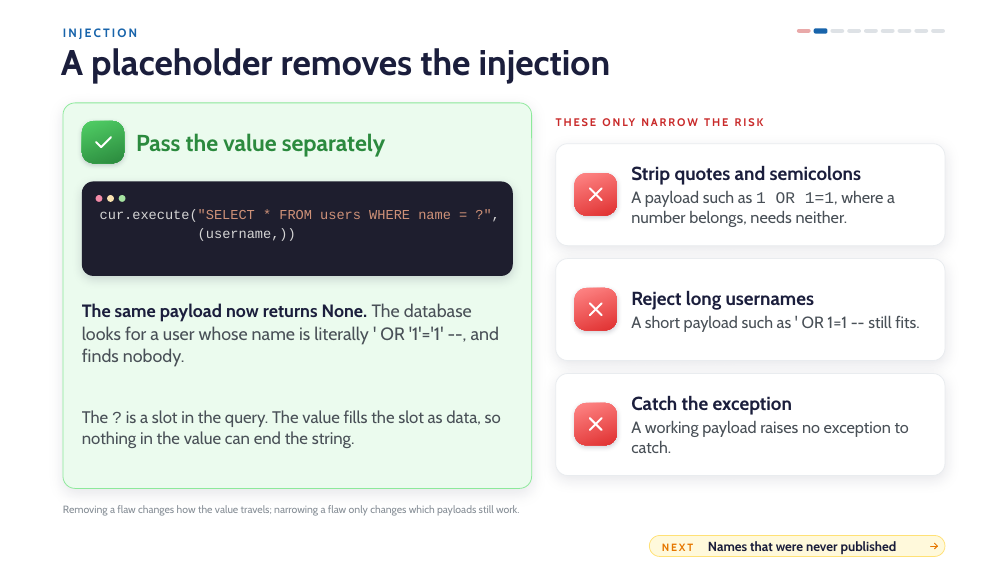
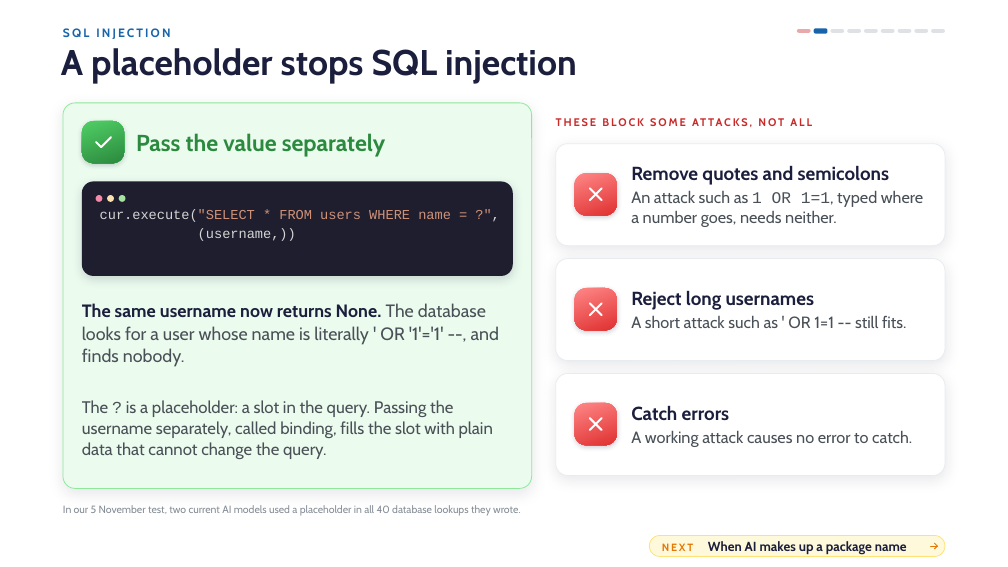
Before and after one commit to danielcregg/ai-assisted-programming, a slide deck: slide 11 of lectures-and-labs/week08/security-lecture.pptx. Drawn at 1008x567 pixels with LibreOffice and Linux fonts; fonts in the diff are those of the drawing; background and template pictures are left out. Boxes give left, top, right and bottom in pixels: in the first picture for what was removed or moved away, otherwise in the second. Text is boxed around its words. In the diff, an @@ line names an element or a change of style, - is before the commit and + after.

```diff
--- a/lectures-and-labs/week08/security-lecture.pptx
+++ b/lectures-and-labs/week08/security-lecture.pptx
@@ text at bbox=[63, 28, 170, 39]: text changed @@
-INJECTION
+SQL INJECTION
@@ title at bbox=[61, 48, 577, 83]: text changed @@
-A placeholder removes the injection
+A placeholder stops SQL injection
@@ text at bbox=[556, 107, 945, 138]: text changed @@
-THESE ONLY NARROW THE RISK
+THESE BLOCK SOME ATTACKS, NOT ALL
@@ text at bbox=[631, 166, 923, 227]: text changed @@
-Strip quotes and semicolons
-A payload such as 1 OR 1=1, where a number belongs, needs neither.
+Remove quotes and semicolons
+An attack such as 1 OR 1=1, typed where a number goes, needs neither.
@@ text at bbox=[82, 303, 499, 367]: text changed @@
-The same payload now returns None. The database looks for a user whose name is literally ' OR '1'='1' --, and finds nobody.
+The same username now returns None. The database looks for a user whose name is literally ' OR '1'='1' --, and finds nobody.
@@ text at bbox=[631, 316, 906, 328]: text changed @@
-A short payload such as ' OR 1=1 -- still fits.
+A short attack such as ' OR 1=1 -- still fits.
@@ text at bbox=[82, 400, 493, 459]: text changed @@
-The ? is a slot in the query. The value fills the slot as data, so nothing in the value can end the string.
+The ? is a placeholder: a slot in the query. Passing the username separately, called binding, fills the slot with plain data that cannot change the query.
@@ text at bbox=[631, 406, 912, 447]: text changed @@
-Catch the exception
-A working payload raises no exception to catch.
+Catch errors
+A working attack causes no error to catch.
@@ text at bbox=[63, 505, 520, 516]: text changed @@
-Removing a flaw changes how the value travels; narrowing a flaw only changes which payloads still work.
+In our 5 November test, two current AI models used a placeholder in all 40 database lookups they wrote.
@@ text in rounded rectangle at bbox=[662, 541, 907, 555]: text changed @@
-NEXT Names that were never published
+NEXT When AI makes up a package name
```
Also in this commit, not shown: 51 other slides changed, 1 other file.
